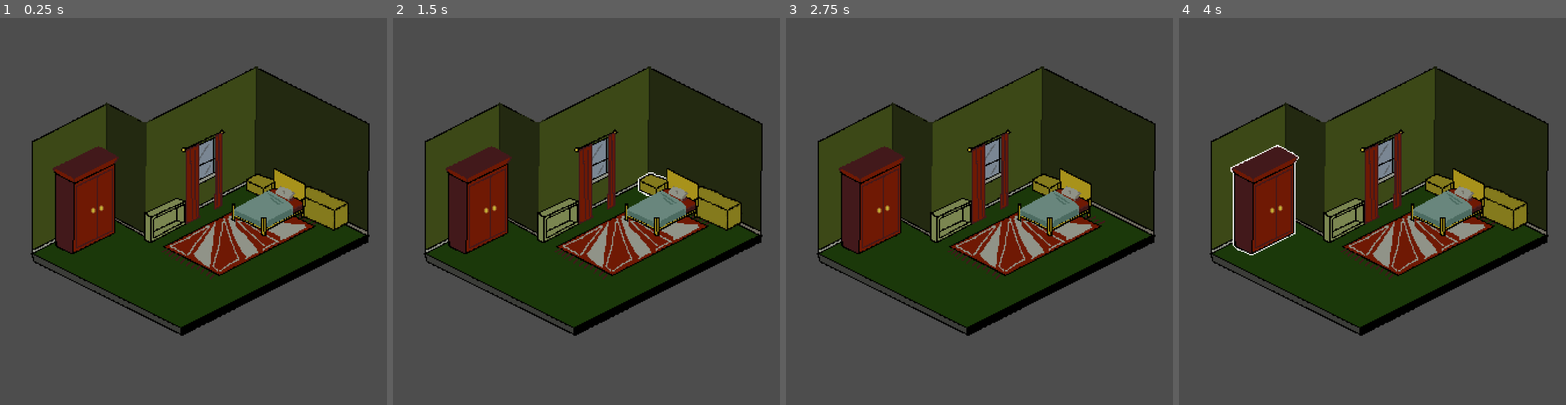
Above: before the commit, frames 1-4 (left to right).
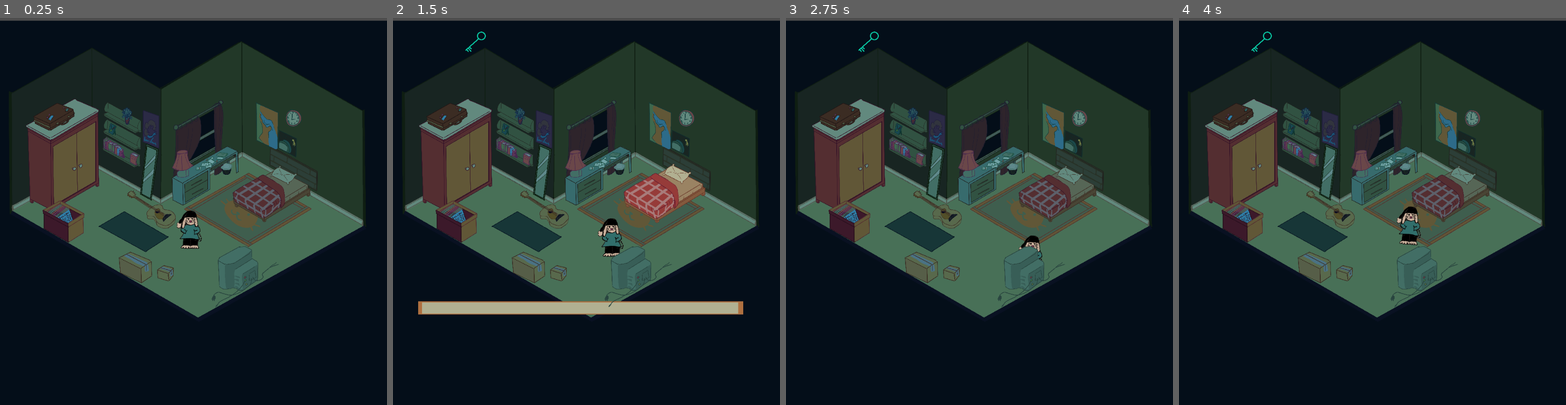
Above: after the commit, the same moments.

Repository: UMKC-GDT/Team2sprint
Game: Godot game, scene res://Scenes/bedroom_new.tscn
Same seed, same stepped clock (60 frames per second), same inputs: the game is played once before the commit and once after it. Before the commit the project starts from res://Scenes/Bedroom.tscn.
Inputs (mouse positions are in pixels of both pictures, inside the frame that each line leads up to):
- Up to frame 1 (0.25 s): no input
- Up to frame 2 (1.5 s): tap Enter at 0.5 s; move the mouse to (644, 234) at 0.52 s; press the mouse at (644, 234) at 0.53 s; hold Right (move_right) 0.53-1.28 s; move the mouse to (656, 180) at 1.27 s; release the mouse at (656, 180) at 1.28 s; hold Down (move_down) from 1.28 s (still down); click (656, 180) at 1.35 s
- Up to frame 3 (2.75 s): move the mouse to (1118, 207) at 2.02 s; release Down (move_down) at 2.03 s; press the mouse at (1118, 207) at 2.03 s; hold Right (move_right) from 2.03 s (still down)
- Up to frame 4 (4 s): move the mouse to (1453, 199) at 2.77 s; release Right (move_right) at 2.78 s; release the mouse at (1453, 199) at 2.78 s; hold W (move_up) 2.78-3.53 s; click (1453, 199) at 2.85 s; move the mouse to (1264, 192) at 3.52 s; press the mouse at (1264, 192) at 3.53 s; hold Left (move_left) from 3.53 s (still down)

The runs differ from the first frame. In frame 1, 93% of the frame differs, in the area x 0-100%, y 0-100%; in frame 2, 93%; in frame 3, 92%; in frame 4, 93%.
Error before the commit: Invalid access to property or key 'running_dialogue' on a base object of type 'null instance'. (res://Scenes/dialogue_box.gd:12)

Commit message:
finalized game for monday

Diff:
--- a/project.godot
+++ b/project.godot
@@ -11,7 +11,7 @@
 [application]
 
 config/name="Puzzle Minigame"
-run/main_scene="uid://dhuojvth6uege"
+run/main_scene="uid://k06ogx1heba1"
 config/features=PackedStringArray("4.7", "GL Compatibility")
 
 [autoload]
Not shown, added: export_presets.cfg
Not shown, added: builds/WithinDreams.console.exe
Not shown, added: builds/WithinDreams.exe
Not shown, added: builds/WithinDreams.pck
